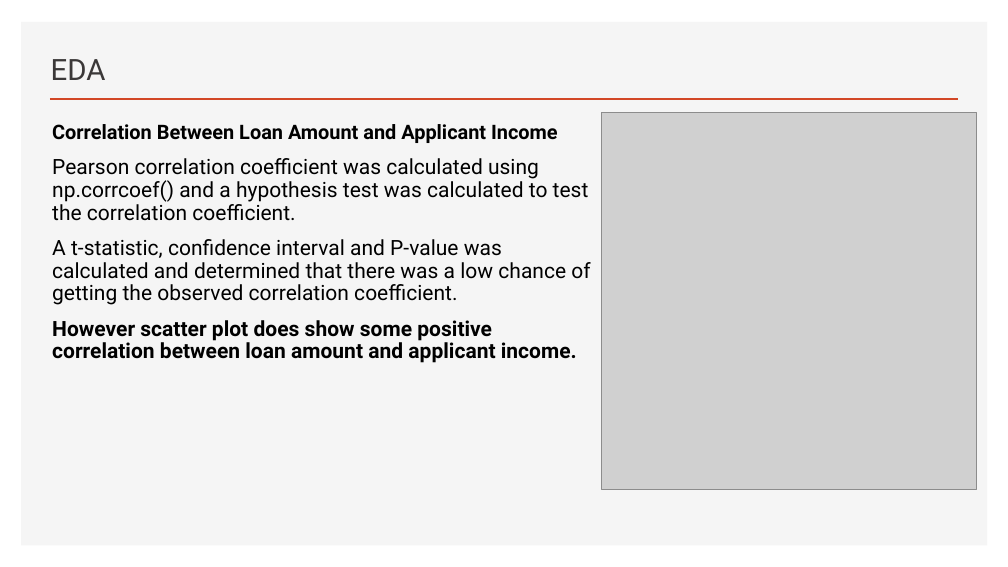
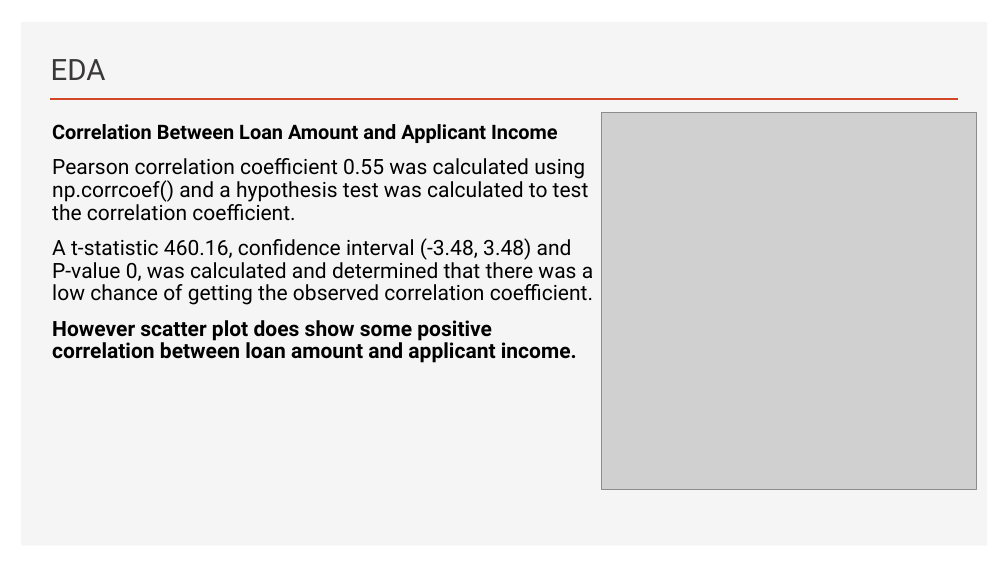
Before and after one commit to khmsha/Springboard, a slide deck: slide 11 of Capstone_Project1/HDMA Washington Home Loans Prediction.pptx (slide 8 before the commit). Drawn at 1008x567 pixels with LibreOffice and Linux fonts; fonts in the diff are those of the drawing; grey boxes stand for pictures. Boxes give left, top, right and bottom in pixels: in the first picture for what was removed or moved away, otherwise in the second. Text is boxed around its words. In the diff, an @@ line names an element or a change of style, - is before the commit and + after.

```diff
--- a/Capstone_Project1/HDMA Washington Home Loans Prediction.pptx
+++ b/Capstone_Project1/HDMA Washington Home Loans Prediction.pptx
@@ text at (x1=52, y1=158, x2=593, y2=305): text changed @@
-Pearson correlation coefficient was calculated using np.corrcoef() and a hypothesis test was calculated to test the correlation coefficient.
-A t-statistic, confidence interval and P-value was calculated and determined that there was a low chance of getting the observed correlation coefficient.
+Pearson correlation coefficient 0.55 was calculated using np.corrcoef() and a hypothesis test was calculated to test the correlation coefficient.
+A t-statistic 460.16, confidence interval (-3.48, 3.48) and P-value 0, was calculated and determined that there was a low chance of getting the observed correlation coefficient.
```
Also in this commit, not shown: 15 other slides changed, 5 slides added, 2 slides removed, 1 other file.
